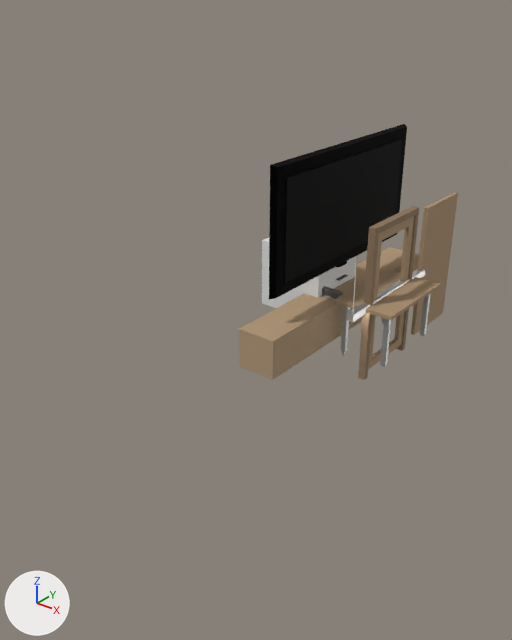
One commit to the Blender file assets/3d/main.blend: the scene before it, then after it.
Both versions are drawn from a 50 mm camera at (8.39, -16.34, 7.89) aimed at (-3.14, -1.94, -1.04). Lighting does not change. The marker at lower left points along +X, +Y and +Z. The first picture is the older version.

Objects in the first picture: 'Cube', 'Glass Door', 'Outer Door', 'TV', 'TV Skrinka', 'Table', 'Table Legs', 'Wooden Door' and 2 more.
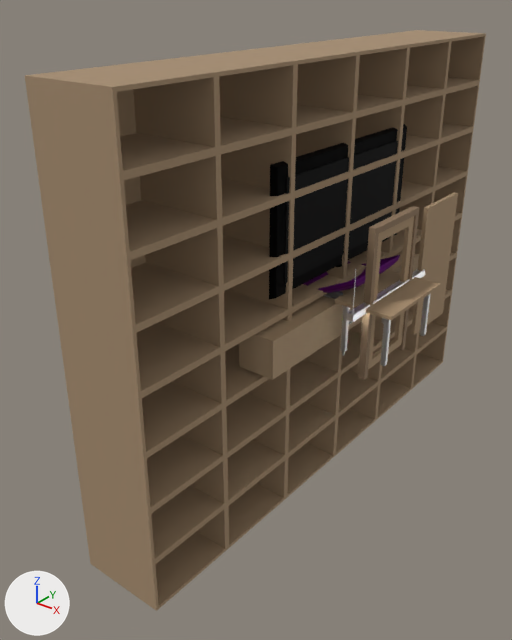
Commit message: opened food box version

Location of each change, [x1, y1, x2, y2] in pixels of the pictures (512 x 640 px):
'Skrinka', added (brown): after [25, 30, 486, 611]
'Cube', deleted: before [262, 238, 357, 308]
'FoodBox Open', added (purple): after [318, 255, 400, 293]
'FoodBox', added (mostly hidden): after [304, 261, 351, 286]

Edits to the bpy script that builds the scene:
```text
Add me_cube_013:
    me_cube_013.from_pydata(...)  # 510 vertices, 508 faces; spans x -1.2..1.2, y -8.0..8.0, z -6.2..6.2
    me_cube_013.materials.append(mat_pixpal)
Add me_plane_002:
    me_plane_002.from_pydata(...)  # 252 vertices, 234 faces; spans x -0.83..2.34, y -1.19..1.19, z -0.51..0.69
    me_plane_002.materials.append(mat_pixpal)
Add me_plane_001:
    me_plane_001.from_pydata(...)  # 111 vertices, 107 faces; spans x -0.83..0.83, y -1.19..1.19, z -0.51..0.27
    me_plane_001.materials.append(mat_pixpal)
Remove ob_cube:
    ob_cube = bpy.data.objects.new('Cube', me_cube)
    ob_cube.location = (-2.66, 0.0, 0.0)
Add ob_skrinka:
    ob_skrinka = bpy.data.objects.new('Skrinka', me_cube_013)
    ob_skrinka.location = (-2.66, 0.0, 0.0)
Add ob_foodbox_open:
    ob_foodbox_open = bpy.data.objects.new('FoodBox Open', me_plane_002)
    ob_foodbox_open.location = (-2.66, 0.0, 0.0)
Add ob_foodbox:
    ob_foodbox = bpy.data.objects.new('FoodBox', me_plane_001)
    ob_foodbox.location = (-2.66, 0.0, 0.0)
```
